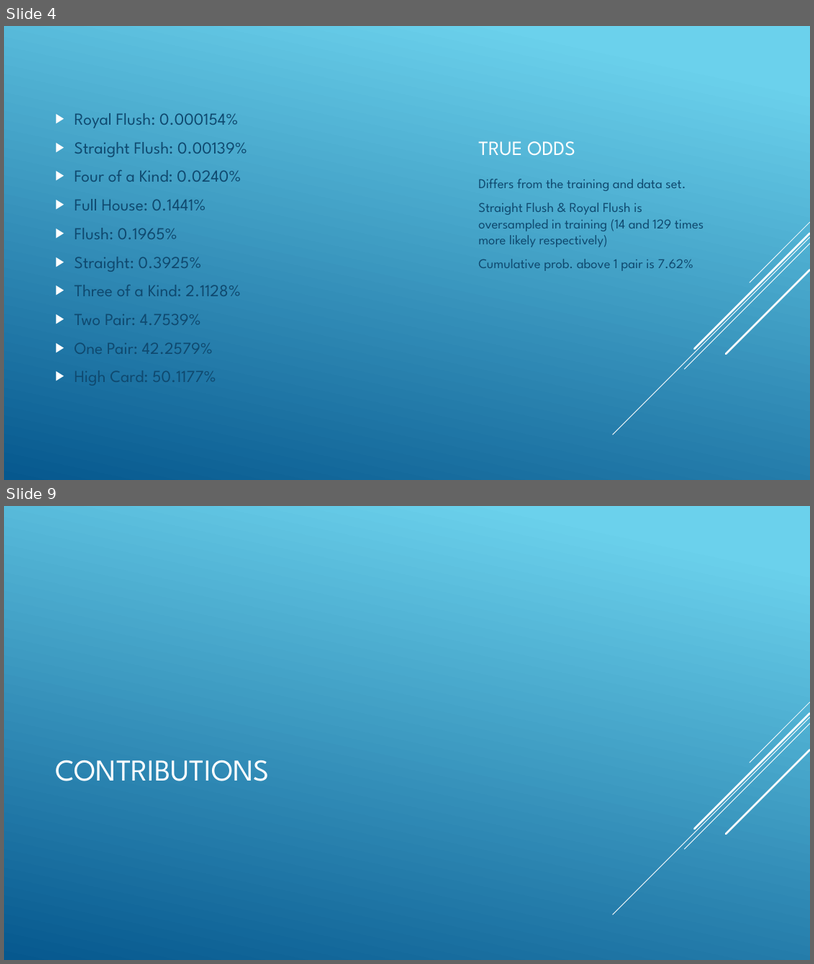
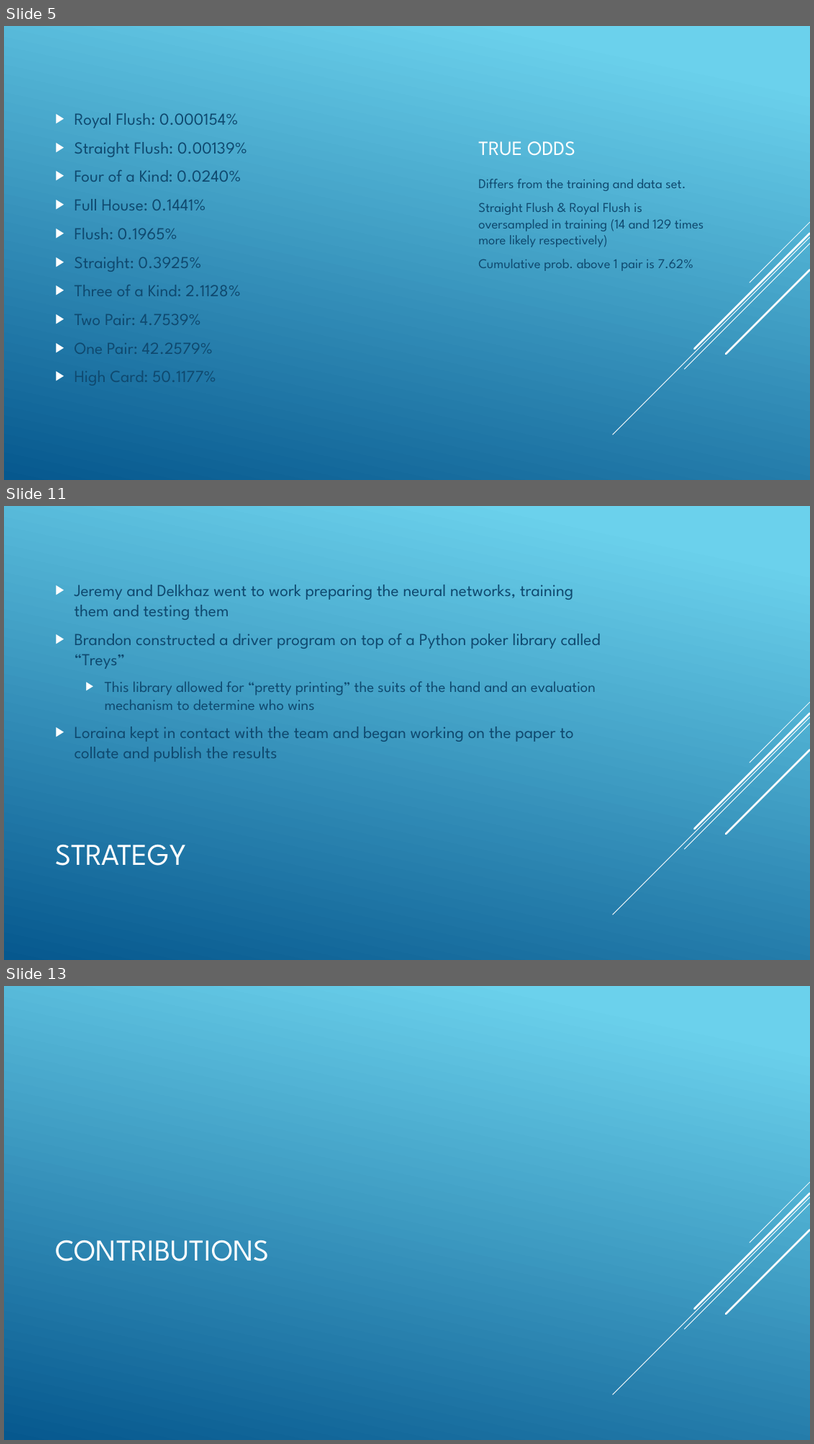
Before and after one commit to CSCI4850/S18-team4-project, a slide deck: PresentationSlides.pptx. Shown one above the other, each under a label of ours: slides 4 and 9 before the commit, slides 5, 11 and 13 after it; the slides between them are not shown. The pictures are 814x964 and 814x1444 pixels, drawn with LibreOffice and Linux fonts; fonts in the diff are those of the drawing. Boxes give left, top, right and bottom in pixels: in the first picture for what was removed or moved away, otherwise in the second. Text is boxed around its words. In the diff, an @@ line names an element or a change of style, - is before the commit and + after.

```diff
--- a/PresentationSlides.pptx
+++ b/PresentationSlides.pptx
@@ slide 11 added at box(4, 506, 810, 960), background gradient #6ED2EB to #06588E; not listed: 5 template elements that a slide beside it also shows @@
@@ text added at box(75, 584, 601, 762), 20 pt, text #0F496F @@
+▶ Jeremy and Delkhaz went to work preparing the neural networks, training them and testing them
+▶ Brandon constructed a driver program on top of a Python poker library called “Treys”
+  ▶ This library allowed for “pretty printing” the suits of the hand and an evaluation mechanism to determine who wins
+▶ Loraina kept in contact with the team and began working on the paper to collate and publish the results
@@ title added at box(55, 844, 186, 865), 36 pt, text #FFFFFF @@
+STRATEGY
@@ what was slide 4 is now slide 5 @@
@@ what was slide 9 is now slide 13 @@
```
Also in this commit, not shown: 4 slides changed, 4 other slides added, 1 slide removed.
